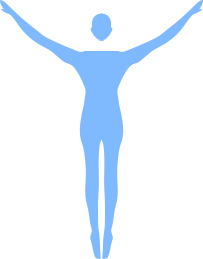
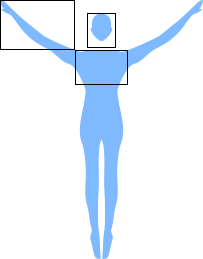
Comparing the layer stacks of the two 203x259 images. Changes:
added layer "矩形 2" above "矩形 1 拷贝" over [0, 0, 75, 50]
added layer "矩形 1 拷贝" above "矩形 1" over [75, 50, 128, 85]
showed "矩形 1", painted on it over [87, 13, 116, 48]
